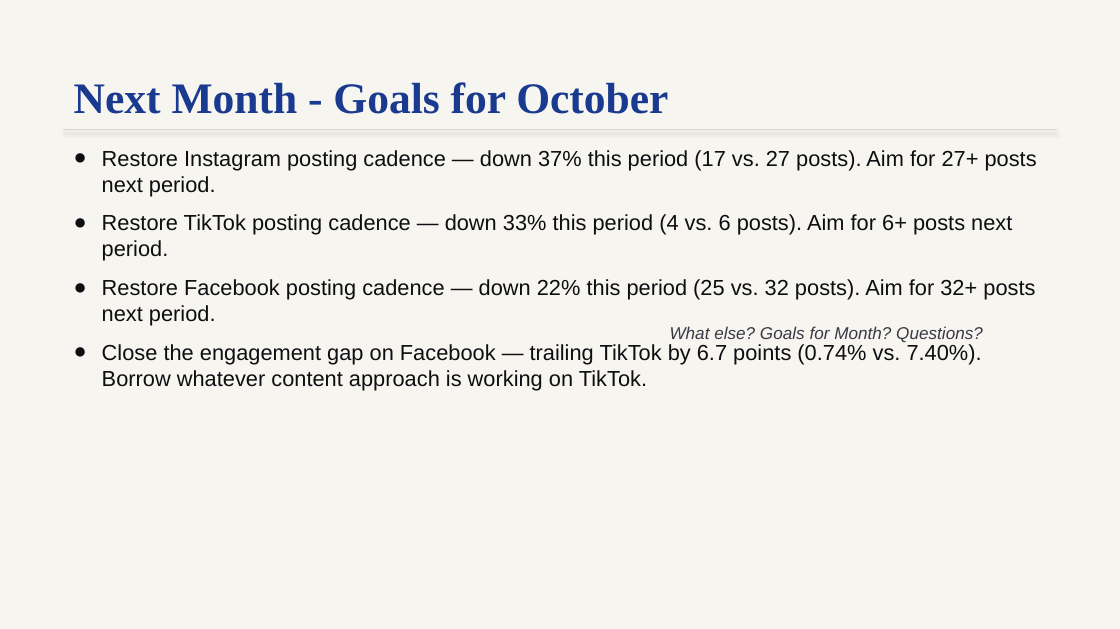
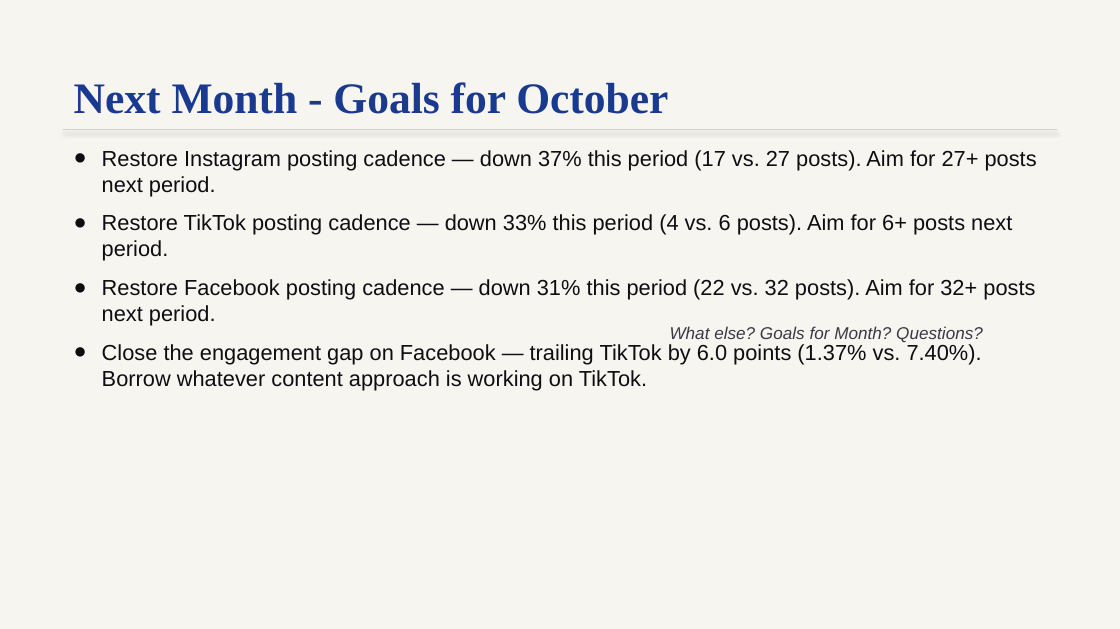
Before and after one commit to lakehousesocial-tech/ocean-crest-pier-monthly-report, a slide deck: slide 11 of Ocean Crest Pier Monthly Report — September 2026.pptx. Drawn at 1120x629 pixels with LibreOffice and Linux fonts; fonts in the diff are those of the drawing. Boxes give left, top, right and bottom in pixels: in the first picture for what was removed or moved away, otherwise in the second. Text is boxed around its words. In the diff, an @@ line names an element or a change of style, - is before the commit and + after.

```diff
--- a/Ocean Crest Pier Monthly Report — September 2026.pptx
+++ b/Ocean Crest Pier Monthly Report — September 2026.pptx
@@ text at [102,279,1035,391]: text changed @@
-● Restore Facebook posting cadence — down 22% this period (25 vs. 32 posts). Aim for 32+ posts next period.
-● Close the engagement gap on Facebook — trailing TikTok by 6.7 points (0.74% vs. 7.40%). Borrow whatever content approach is working on TikTok.
+● Restore Facebook posting cadence — down 31% this period (22 vs. 32 posts). Aim for 32+ posts next period.
+● Close the engagement gap on Facebook — trailing TikTok by 6.0 points (1.37% vs. 7.40%). Borrow whatever content approach is working on TikTok.
```
Also in this commit, not shown: 2 other slides changed, 3 other files.
